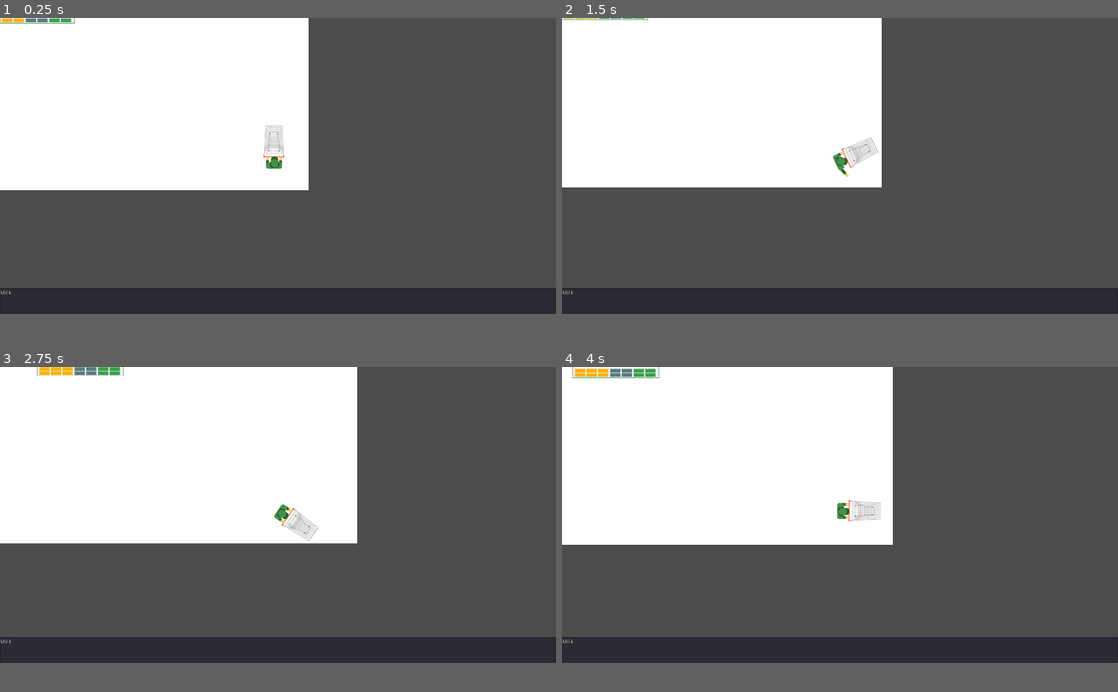
Above: before the commit, frames 1-4 (two rows, left to right).
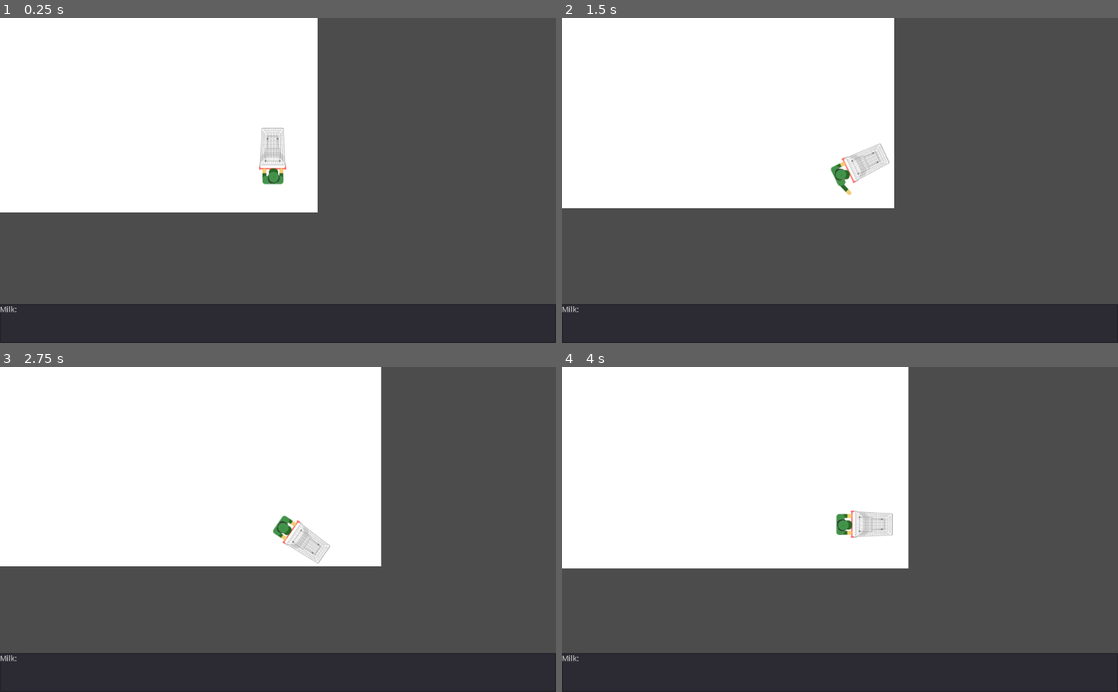
Above: after the commit, the same moments.

Repository: carlosmonserrat/market-hero
Game: Godot game, scene res://Main.tscn
The game is run twice, just before and just after one commit, with the same random seed, the same clock (stepped at 60 frames per second) and the same inputs.
Inputs (mouse positions are in pixels of both pictures, inside the frame that each line leads up to):
- Up to frame 1 (0.25 s): no input
- Up to frame 2 (1.5 s): tap Enter at 0.5 s; move the mouse to (962, 151) at 0.52 s; hold Right (ui_right) 0.53-1.28 s; click (962, 151) at 0.6 s; move the mouse to (728, 180) at 1.27 s; hold Down (ui_down) from 1.28 s (still down); right-click (728, 180) at 1.35 s
- Up to frame 3 (2.75 s): move the mouse to (333, 448) at 2.02 s; release Down (ui_down) at 2.03 s; hold Right (ui_right) from 2.03 s (still down); click (333, 448) at 2.1 s
- Up to frame 4 (4 s): move the mouse to (812, 575) at 2.77 s; release Right (ui_right) at 2.78 s; hold Up (ui_up) 2.78-3.53 s; right-click (812, 575) at 2.85 s; move the mouse to (1006, 558) at 3.52 s; hold Left (ui_left) from 3.53 s (still down); click (1006, 558) at 3.6 s
In our replay, the window is 800x426 before the commit and 800x468 after it. These sizes can differ from the game's own. Grey fills any space a smaller window leaves; there, only what the larger window draws over its background counts as a difference.

The runs differ from the first frame. In frame 1, 10% of the frame differs, in the area x 0-100%, y 0-91%; in frame 2, 11%; in frame 3, 13%; in frame 4, 12%.

Commit message:
responsive menu

Diff:
--- /dev/null
+++ b/dashboard/Container.gd
@@ -0,0 +1,13 @@
+extends Container
+
+onready var text = $TextEdit
+
+func _ready():
+	pass
+
+func _physics_process(delta):
+	text.anchor_left = 0
+	text.anchor_right = get_viewport().get_visible_rect().size.x
+	text.anchor_top = -72
+	text.anchor_bottom = get_viewport().get_visible_rect().size.y
+	print(text.anchor_top)
--- a/dashboard/dashboard.gd
+++ b/dashboard/dashboard.gd
@@ -1,10 +1,13 @@
 extends Control
 
-onready var products = $Products
-
-func set_milk(value):
-  products.text = "milks: " + str(ProductsStats.collectedMilk)
+onready var text = $TextEdit
+export var MENU_HEIGHT = 72
 
 func _ready():
-	ProductsStats.connect("milk_collected", self, "set_milk")
-	products.text = "milks: " + str(ProductsStats.collectedMilk)
+	pass
+
+func _physics_process(delta):
+	text.margin_left = 0
+	text.margin_right = get_viewport().get_visible_rect().size.x
+	text.margin_top = get_viewport().get_visible_rect().size.y -MENU_HEIGHT
+	text.margin_bottom = get_viewport().get_visible_rect().size.y
--- a/dashboard/dashboard.tscn
+++ b/dashboard/dashboard.tscn
@@ -1,13 +1,11 @@
-[gd_scene format=2]
+[gd_scene load_steps=2 format=2]
+
+[ext_resource path="res://dashboard/dashboard.gd" type="Script" id=1]
 
 [node name="Dashboard" type="Control"]
-margin_right = 143.0
-margin_bottom = 291.0
+grow_horizontal = 2
+grow_vertical = 0
+script = ExtResource( 1 )
 
-[node name="Products" type="TextEdit" parent="."]
-margin_top = 648.0
-margin_right = 1329.0
-margin_bottom = 709.0
-custom_colors/background_color = Color( 1, 1, 1, 1 )
-custom_colors/completion_background_color = Color( 1, 1, 1, 1 )
-text = "Milk: "
+[node name="TextEdit" type="TextEdit" parent="."]
+text = "Milk:"
--- a/project.godot
+++ b/project.godot
@@ -30,13 +30,7 @@
 
 [display]
 
-window/size/width=1329
-window/size/height=709
-window/size/test_width=1465
-window/size/test_height=1083
 window/dpi/allow_hidpi=true
-window/stretch/mode="2d"
-window/stretch/aspect="keep"
 
 [gui]
 
